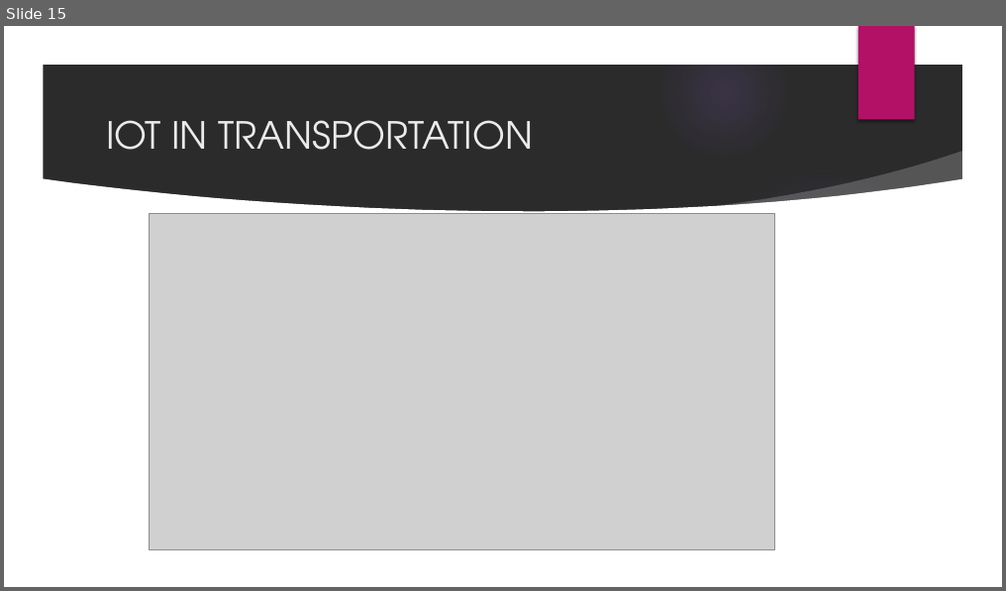
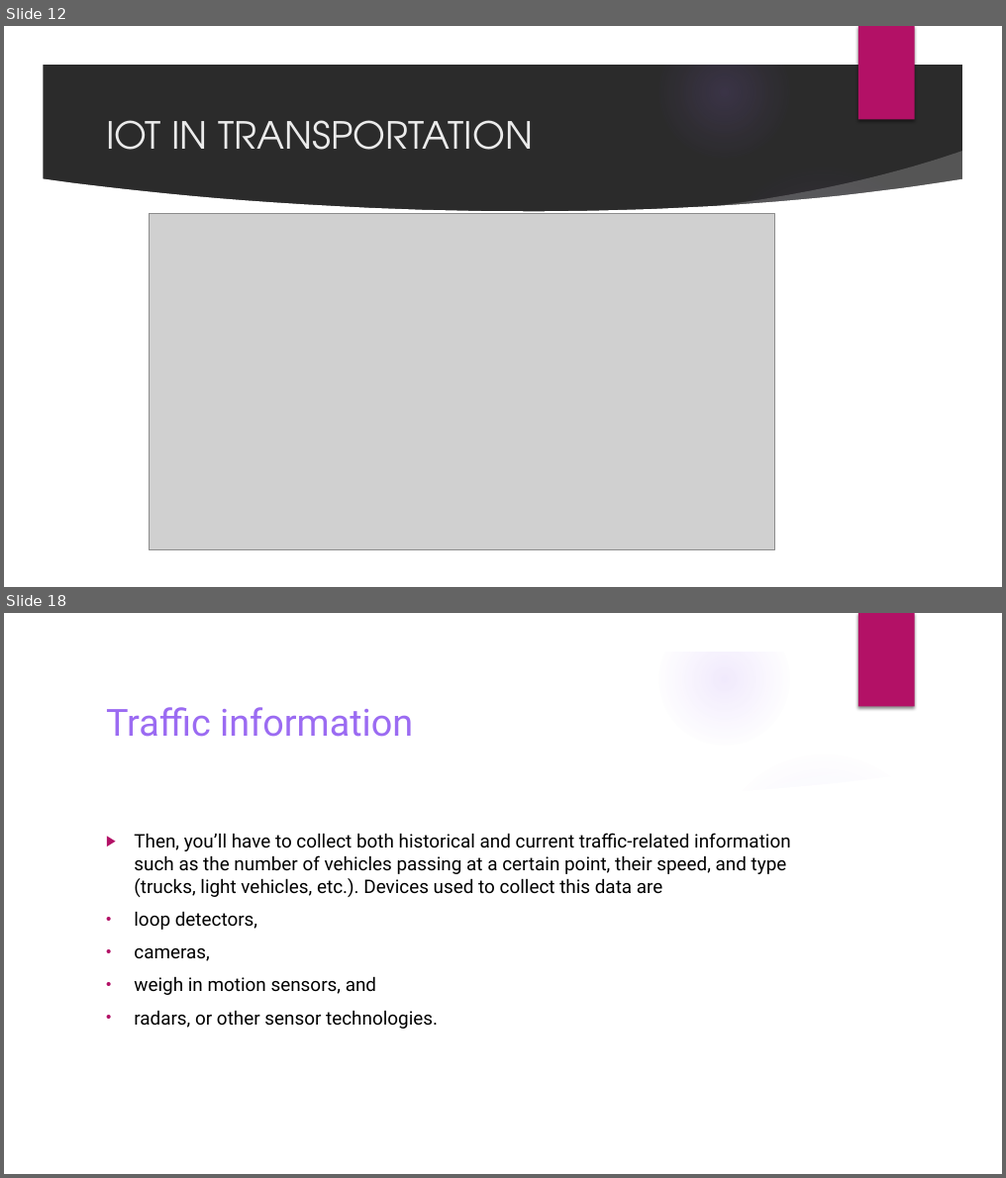
Before and after one commit to Kani-mozhi3/IOT-project, a slide deck: IOT project.pptx. Shown one above the other, each under a label of ours: slide 15 before the commit, slides 12 and 18 after it; the slides between them are not shown. The pictures are 1006x591 and 1006x1178 pixels, drawn with LibreOffice and Linux fonts; fonts in the diff are those of the drawing; grey boxes stand for pictures; background and template pictures are left out; a plain dark background stands for a picture behind light text. Boxes give left, top, right and bottom in pixels: in the first picture for what was removed or moved away, otherwise in the second. Text is boxed around its words. In the diff, an @@ line names an element or a change of style, - is before the commit and + after.

```diff
--- a/IOT project.pptx
+++ b/IOT project.pptx
@@ slide 18 added at bbox=[4, 613, 1002, 1174], background picture (left out); not listed: 9 template elements that a slide beside it also shows @@
@@ title added at bbox=[106, 707, 413, 737], 36 pt, text #9B6BF2 @@
+Traffic information
@@ text added at bbox=[134, 833, 791, 1029], 18 pt, text #000000 @@
+▶ Then, you’ll have to collect both historical and current traffic-related information such as the number of vehicles passing at a certain point, their speed, and type (trucks, light vehicles, etc.). Devices used to collect this data are
+• loop detectors,
+• cameras,
+• weigh in motion sensors, and
+• radars, or other sensor technologies.
@@ what was slide 15 is now slide 12 @@
```
Also in this commit, not shown: 6 slides changed, 36 other slides added, 3 slides removed.
